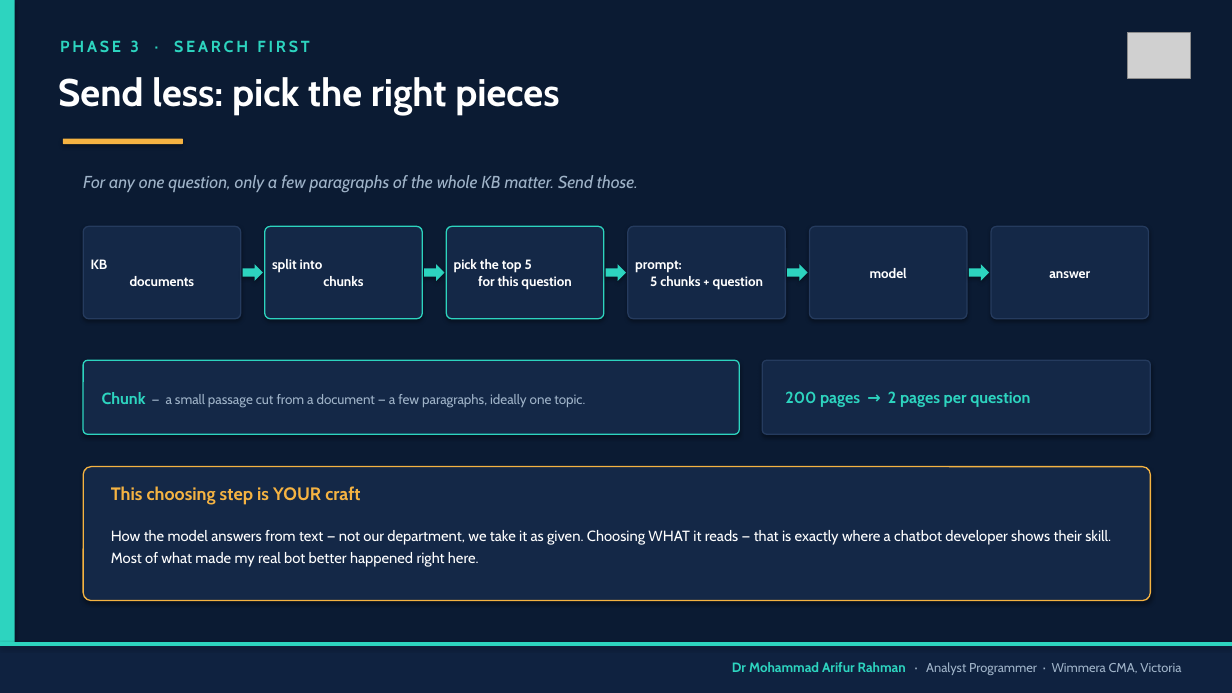
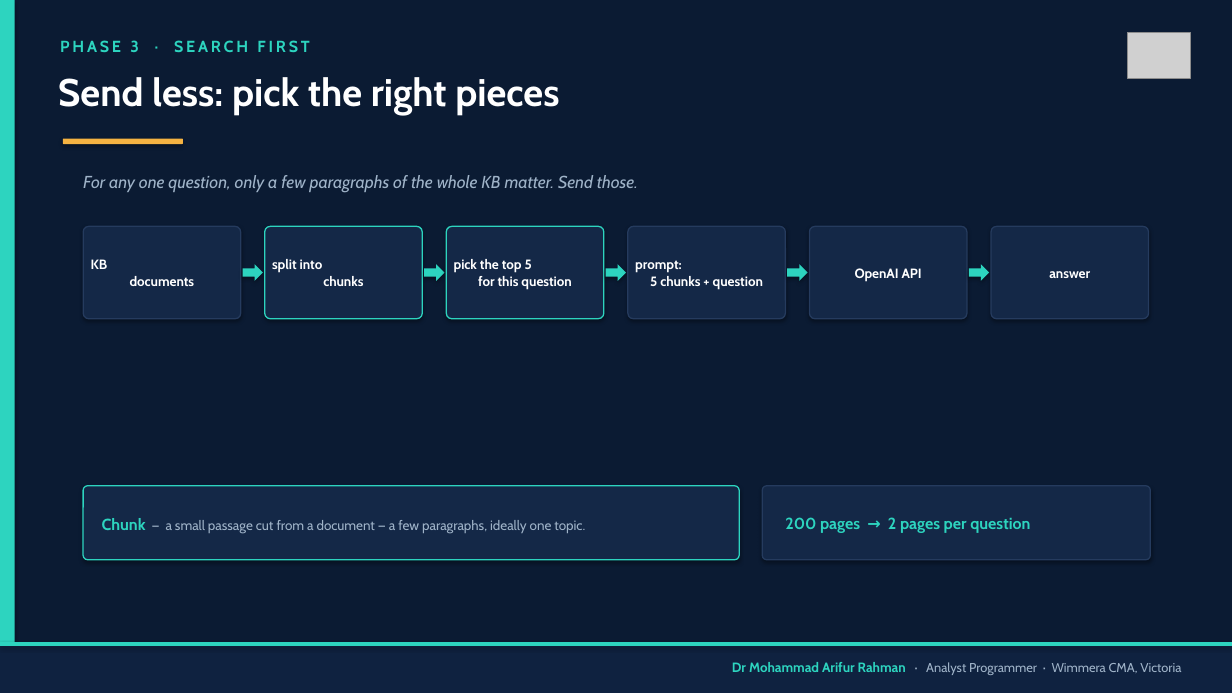
Before and after one commit to arifwcma/induction, a slide deck: slide 8 of lecture/deck.pptx. Drawn at 1232x693 pixels with LibreOffice and Linux fonts; fonts in the diff are those of the drawing; grey boxes stand for pictures. Boxes give left, top, right and bottom in pixels: in the first picture for what was removed or moved away, otherwise in the second. Text is boxed around its words. In the diff, an @@ line names an element or a change of style, - is before the commit and + after.

```diff
--- a/lecture/deck.pptx
+++ b/lecture/deck.pptx
@@ text at bbox=[855, 268, 922, 282]: text changed @@
-model
+OpenAI API
@@ rounded rectangle removed at bbox=[83, 467, 1151, 601] @@
@@ text removed at bbox=[111, 486, 360, 505] @@
-This choosing step is YOUR craft
@@ 2 texts, 2 rounded rectangles: place and size @@
-2 texts, 2 rounded rectangles at bbox=[83, 360, 1151, 434]
+2 texts, 2 rounded rectangles at bbox=[83, 486, 1151, 560]
@@ text removed at bbox=[111, 530, 1111, 567] @@
-How the model answers from text — not our department, we take it as given. Choosing WHAT it reads — that is exactly where a chatbot developer shows their skill. Most of what made my real bot better happened right here.
```
Also in this commit, not shown: 13 other slides changed, 2 other files.
